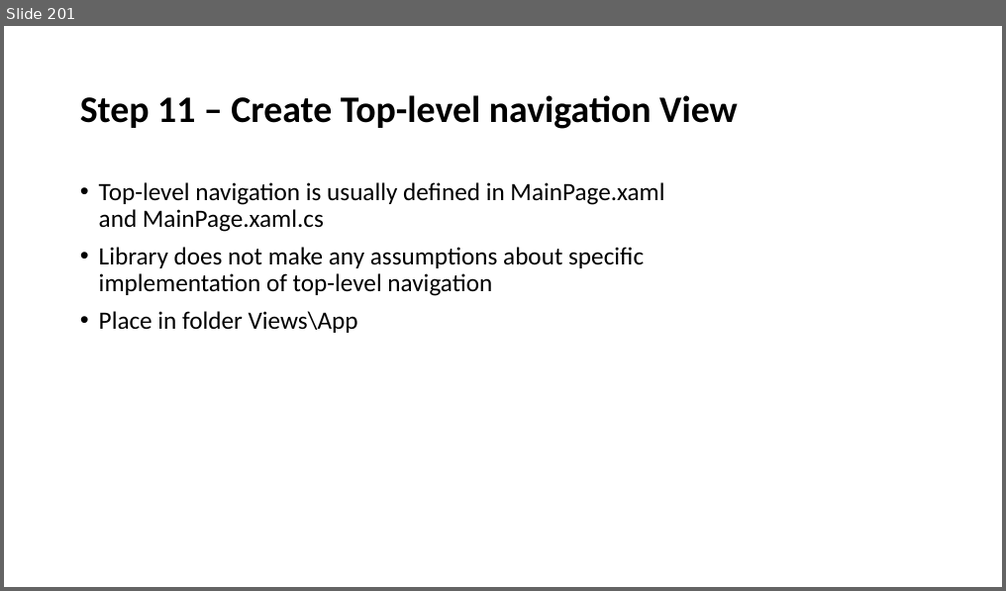
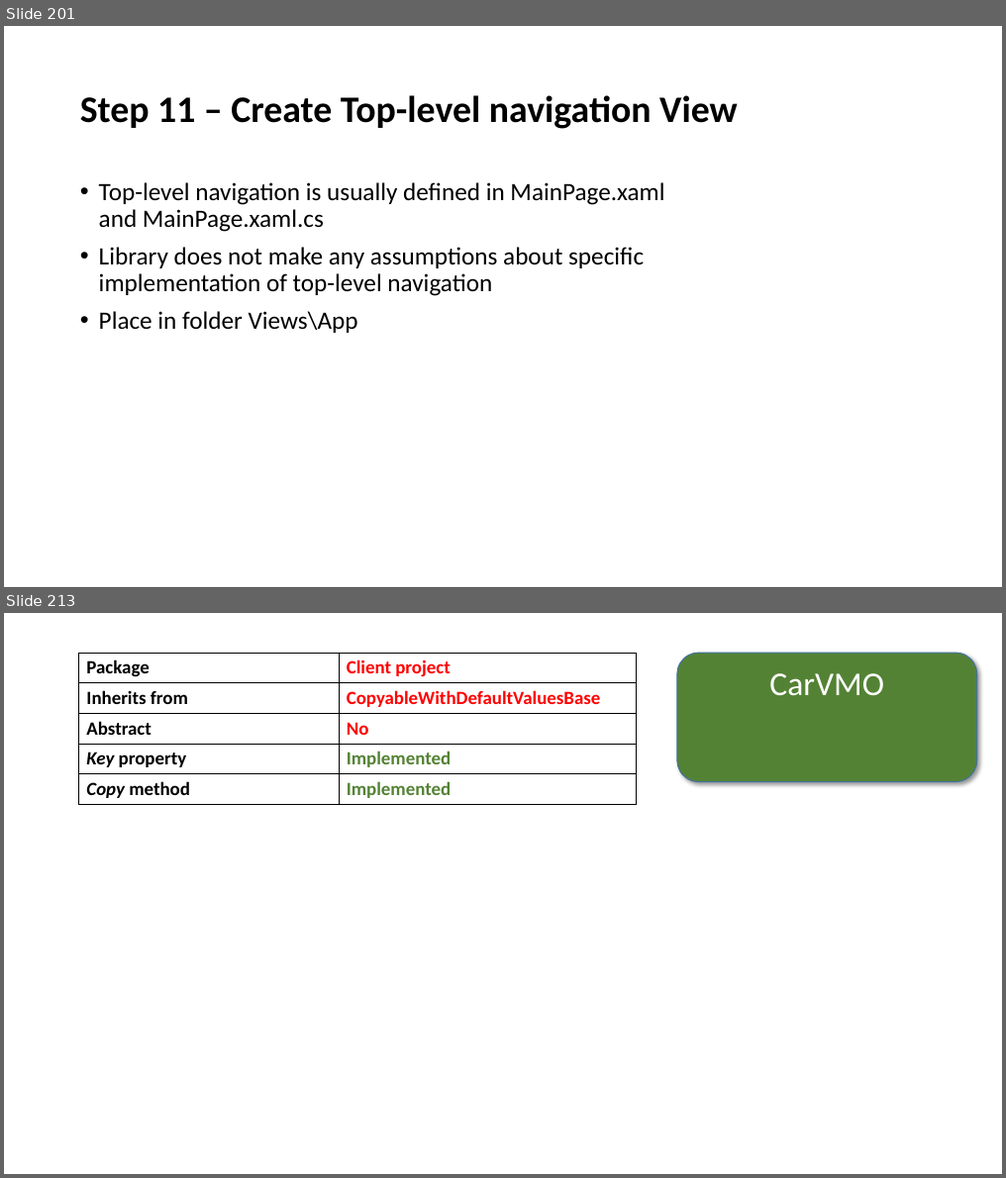
Before and after one commit to perl-easj/Teaching-materials, a slide deck: MVVMStarterDocumentation/MVVMStarter Class Library.pptx. Shown one above the other, each under a label of ours: slide 201 before the commit, slides 201 and 213 after it; the slides between them are not shown. The pictures are 1006x591 and 1006x1178 pixels, drawn with LibreOffice and Linux fonts; fonts in the diff are those of the drawing. Boxes give left, top, right and bottom in pixels: in the first picture for what was removed or moved away, otherwise in the second. Text is boxed around its words. In the diff, an @@ line names an element or a change of style, - is before the commit and + after.

```diff
--- a/MVVMStarterDocumentation/MVVMStarter Class Library.pptx
+++ b/MVVMStarterDocumentation/MVVMStarter Class Library.pptx
@@ slide 213 added at box(4, 613, 1002, 1174), background #FFFFFF @@
@@ table added at box(79, 653, 636, 805), 5 rows, 2 columns @@
+Package | Client project
+Inherits from | CopyableWithDefaultValuesBase
+Abstract | No
+Key property | Implemented
+Copy method | Implemented
@@ rounded rectangle added at box(677, 653, 977, 782), fill #548235, outline #43739E 1 pt, 32 pt, text #FFFFFF @@
+CarVMO
```
Also in this commit, not shown: 1 slide changed, 23 other slides added, 1 other file.
